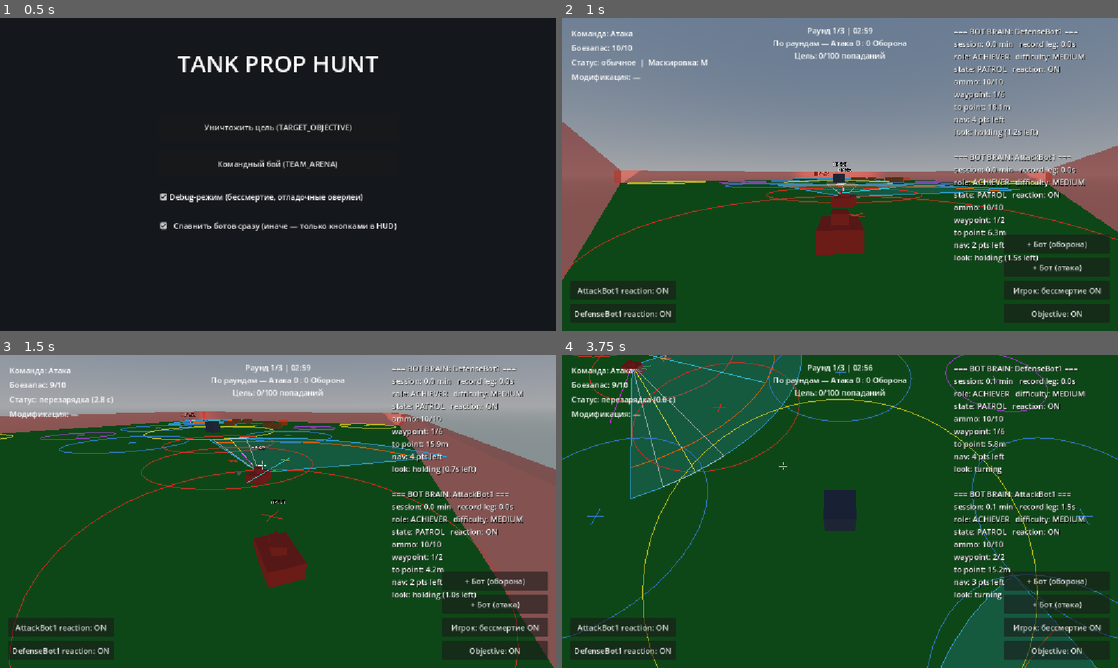
Above: before the commit, frames 1-4 (two rows, left to right).
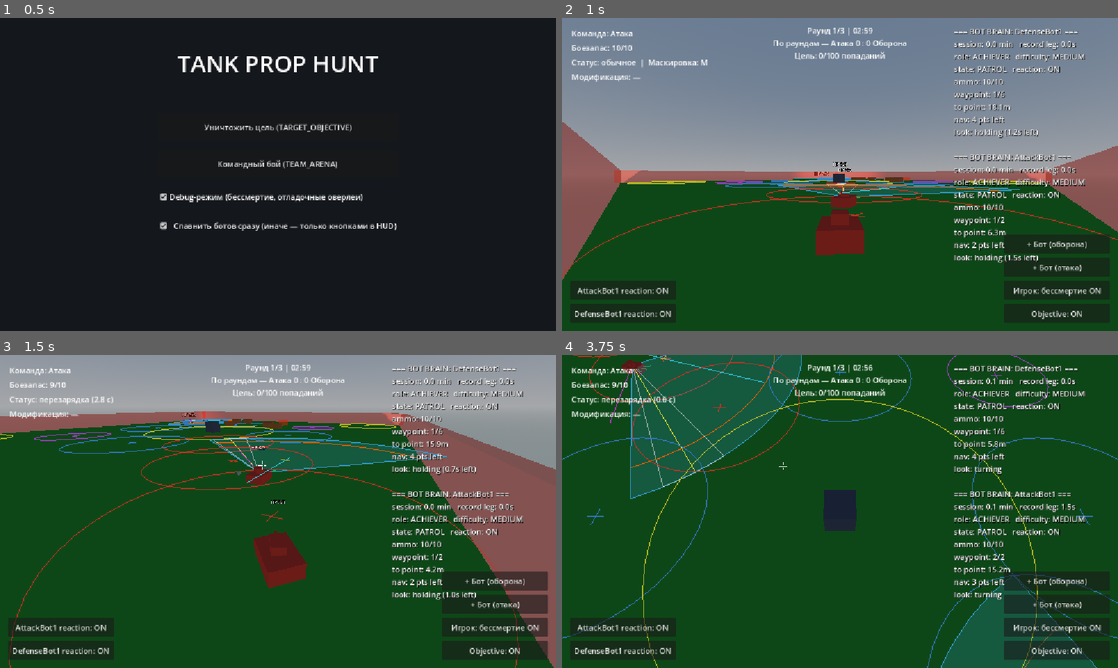
Above: after the commit, the same moments.

Repository: Imadakara/Tanks-Props
Game: Godot game, scene res://scenes/main_menu/MainMenu.tscn
Two runs of this game, one before a commit and one after it. Both use one fixed random seed, a clock stepped at 60 frames per second and the inputs below.
Inputs (mouse positions are in pixels of both pictures, inside the frame that each line leads up to):
- Up to frame 1 (0.5 s): no input
- Up to frame 2 (1 s): click "Уничтожить цель (TARGET_OBJEC…" at 0.5 s
- Up to frame 3 (1.5 s): tap Enter at 1.25 s; move the mouse to (305, 511) at 1.27 s; press the mouse at (305, 511) at 1.28 s; hold W (move_forward) from 1.28 s (still down)
- Up to frame 4 (3.75 s): keep holding W (move_forward); move the mouse to (812, 511) at 2.02 s; release the mouse at (812, 511) at 2.03 s; tap M (toggle_disguise) at 2.1 s; move the mouse to (851, 505) at 2.77 s; tap 1 at 2.85 s; move the mouse to (834, 517) at 3.52 s; tap 2 at 3.6 s

Frame 1 is identical in both runs. In frame 2, less than 0.1% of the frame differs, in the area x 27-72%, y 52-54%; in frame 3, less than 0.1%; in frame 4, 0.2%, in the area x 68-88%, y 0-100%.

Commit message:
map zones fix

Diff:
--- a/scenes/maps/TargetObjectiveMap.tscn
+++ b/scenes/maps/TargetObjectiveMap.tscn
@@ -184,13 +184,13 @@
 transform = Transform3D(1, 0, 0, 0, 1, 0, 0, 0, 1, -28, 0, 28)
 
 [node name="MortarHideZone1" type="Node3D" parent="." unique_id=999888777]
-transform = Transform3D(1, 0, 0, 0, 1, 0, 0, 0, 1, 16.868546, 0, -16.565495)
+transform = Transform3D(1, 0, 0, 0, 1, 0, 0, 0, 1, 16.5, 0, -16.5)
 script = ExtResource("8_execi")
 radius = 5.0
 zone_role = "MortarHideZone"
 
 [node name="MortarHideZone2" type="Node3D" parent="." unique_id=999888778]
-transform = Transform3D(1, 0, 0, 0, 1, 0, 0, 0, 1, -16.161438, 0, 15.858389)
+transform = Transform3D(1, 0, 0, 0, 1, 0, 0, 0, 1, -16.5, 0, 16.5)
 script = ExtResource("8_execi")
 radius = 5.0
 zone_role = "MortarHideZone"
